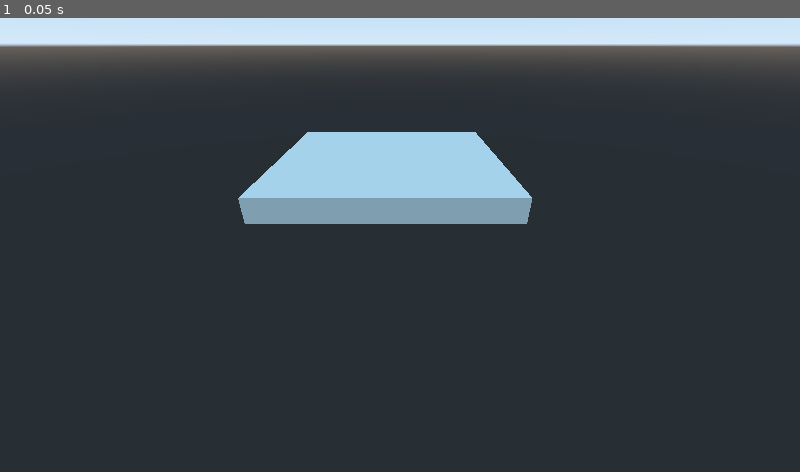
Above: before the commit, frame 1.
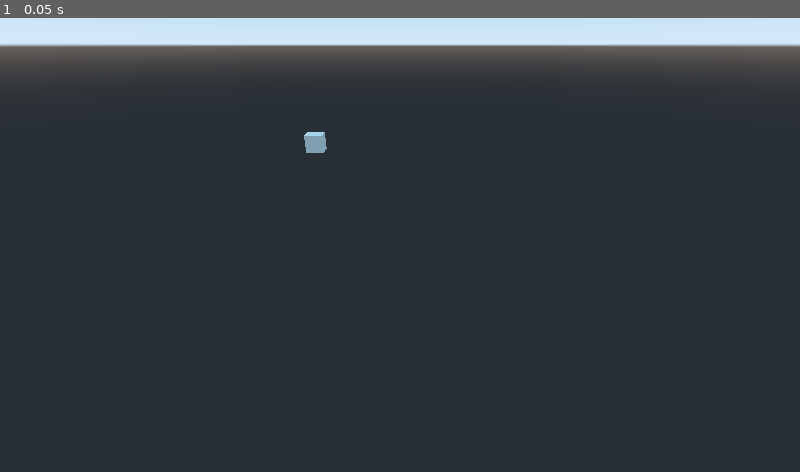
Above: after the commit, the same moment.

Repository: bit-shift-io/flow
Game: Godot game, scene res://map.tscn
Same seed, same stepped clock (60 frames per second), same inputs: the game is played once before the commit and once after it.
Inputs:
- Up to frame 1 (0.05 s): no input

The runs differ from the first frame. In frame 1, 6.2% of the frame differs, in the area x 29-67%, y 25-46%.
Error after the commit: Parse Error: The identifier "texture_offsets" isn't declared in the current scope. (res://fluid.gd:83)

Commit message:
Started work on porting the cg program to the cpu

Diff:
--- /dev/null
+++ b/src/fluid.gd
@@ -0,0 +1,109 @@
+extends Node
+
+var fluidFunctions = preload("fluid_functions.gd").new();
+var FluidTexture = preload("fluid_texture.gd");
+
+var for_each_fn; # funcref
+var width;
+var height;
+
+var texture_velocity;
+var texture_density;
+var texture_divergence;
+var texture_pressure;
+var texture_vorticity;
+var texture_velocity_offsets;
+var texture_pressure_offsets;
+
+# Slab operations (eg. render targets shaders are run on)
+var boundaries;
+
+func create(_width, _height):
+	width = _width;
+	height = _height;
+
+	texture_velocity = FluidTexture.new().create(width, height);
+	texture_density = FluidTexture.new().create(width, height);
+	texture_divergence = FluidTexture.new().create(width, height);
+	texture_pressure = FluidTexture.new().create(width, height);
+	texture_vorticity = FluidTexture.new().create(width, height);
+	texture_velocity_offsets = FluidTexture.new().create(width, height);
+	texture_pressure_offsets = FluidTexture.new().create(width, height);
+
+	boundaries = FluidTexture.new().create(width, height);
+
+
+
+func set_for_each_fn(fn):
+	for_each_fn = fn;
+
+# Declare member variables here. Examples:
+
+# Update solves the incompressible Navier-Stokes equations for a single
+# time step.  It consists of four main steps:
+#
+# 1. Add Impulse
+# 2. Advect
+# 3. Apply Vorticity Confinement
+# 4. Diffuse (if viscosity > 0)
+# 5. Project (computes divergence-free velocity from divergent field).
+#
+# 1. Advect: pulls the velocity and Ink fields forward along the velocity
+#            field.  This results in a divergent field, which must be
+#            corrected in step 4.
+# 2. Add Impulse: simply add an impulse to the velocity (and optionally,Ink)
+#    field where the user has clicked and dragged the mouse.
+# 3. Apply Vorticity Confinement: computes the amount of vorticity in the
+#            flow, and applies a small impulse to account for vorticity lost
+#            to numerical dissipation.
+# 4. Diffuse: viscosity causes the diffusion of velocity.  This step solves
+#             a poisson problem: (I - nu*dt*Laplacian)u' = u.
+# 5. Project: In this step, we correct the divergence of the velocity field
+#             as follows.
+#        a.  Compute the divergence of the velocity field, div(u)
+#        b.  Solve the Poisson equation, Laplacian(p) = div(u), for p using
+#            Jacobi iteration.
+#        c.  Now that we have p, compute the divergence free velocity:
+#            u = gradient(p)
+func update():
+	for_each_fn.call_func(funcref(self, "advect"));
+
+	#advect();
+	add_impulse();
+	apply_vorticity_confinement();
+	diffuse();
+	compute_divergence();
+	compute_pressure_disturbance();
+	subtract_p_gradient_from_u();
+
+
+func advect(cell, coords):
+	# Advect velocity (velocity advects itself, resulting in a divergent
+	# velocity field.  Later, correct this divergence).
+	fluidFunctions.boundary(boundaries, coords, -1, texture_offsets, texture_velocity);
+	#
+
+
+
+func add_impulse():
+	print("add impulse");
+
+
+func apply_vorticity_confinement():
+	print("fluid_apply_vorticity_confinement");
+
+
+func diffuse():
+	print("fluid_diffuse");
+
+
+func compute_divergence():
+	print("compute_divergence");
+
+
+func compute_pressure_disturbance():
+	print("compute_pressure_disturbance");
+
+
+func subtract_p_gradient_from_u():
+	print("subtract_p_gradient_from_u");
--- /dev/null
+++ b/src/fluid_functions.gd
@@ -0,0 +1,42 @@
+extends Node
+
+
+# Called when the node enters the scene tree for the first time.
+func _ready():
+	pass # Replace with function body.
+
+
+#
+# This program is used to compute neumann boundary conditions for solving
+# poisson problems.  The neumann boundary condition for the poisson equation
+# says that partial(u)/partial(n) = 0, where n is the normal direction of the
+# inside of the boundary.  This simply means that the value of the field
+# does not change across the boundary in the normal direction.
+#
+# In the case of our simple grid, this simply means that the value of the
+# field at the boundary should equal the value just inside the boundary.
+#
+# We allow the user to specify the direction of "just inside the boundary"
+# by using texture coordinate 1.
+#
+# Thus, to use this program on the left boundary, TEX1 = (1, 0):
+#
+# LEFT:   TEX1=( 1,  0)
+# RIGHT:  TEX1=(-1,  0)
+# BOTTOM: TEX1=( 0,  1)
+# TOP:    TEX1=( 0, -1)
+#
+
+#func boundary(half2       coords : WPOS,
+#			  half2       offset : TEX1,
+#		  out half4       bv     : COLOR,
+#	  uniform half        scale,
+#	  uniform samplerRECT x)
+#{
+#  bv = scale * h4texRECT(x, coords + offset);
+#}
+
+# TODO: here working on this, where is offset coming from?
+func boundary(output_texture, coords, scale, offset, x_texture):
+	var bv = scale * x_texture.get(coords + offset);
+	output_texture.set(coords, bv);
--- /dev/null
+++ b/src/fluid_texture.gd
@@ -0,0 +1,25 @@
+#
+# Emulate a texture - a 2d array basically
+#
+
+extends Node
+
+var data;
+var width;
+var height;
+
+func create(_width, _height):
+	data = []
+	width = _width;
+	height = _height;
+
+	for y in range(height):
+		data.append([])
+		data[y].resize(width)
+
+		for x in range(width):
+			data[y][x] = Vector3(0, 0, 0);
+
+# Called when the node enters the scene tree for the first time.
+func _ready():
+	pass # Replace with function body.
--- a/src/game.gd
+++ b/src/game.gd
@@ -1,11 +1,21 @@
+#
+# https://developer.nvidia.com/gpugems/gpugems/part-vi-beyond-triangles/chapter-38-fast-fluid-dynamics-simulation-gpu
+#
+
 extends Spatial
+
+onready var fluid = preload("fluid.gd").new();
 
 var cell_scene = load("res://cell.tscn")
 onready var cell_parent = get_node(".")
 var map;
+var width = 10;
+var height = 10;
 
-func create_2d_array(width, height, scene):
+func create_2d_array(_width, _height, scene):
 	var a = []
+	width = _width;
+	height = _height;
 
 	for y in range(height):
 		a.append([])
@@ -20,13 +30,20 @@
 
 	return a
 
+func for_each(fn):
+	for y in range(height):
+		for x in range(width):
+			fn.call_func(map[y][x], Vector2(x, y));
+
 
 # Called when the node enters the scene tree for the first time.
 func _ready():
-	map = create_2d_array(10, 10, cell_scene);
+	map = create_2d_array(width, height, cell_scene);
+	fluid.create(width, height);
+	fluid.set_for_each_fn(funcref(self, "for_each"));
 	print("map generated");
 
 
 # Called every frame. 'delta' is the elapsed time since the previous frame.
-#func _process(delta):
-#	pass
+func _process(delta):
+	fluid.update();
Not shown, added: GPU_Gems_Fluids/Flo/bc.tga
Not shown, added: GPU_Gems_Fluids/Flo/flo.cg
Not shown, added: GPU_Gems_Fluids/Flo/flo.cpp
Not shown, added: GPU_Gems_Fluids/Flo/flo.dsp
Not shown, added: GPU_Gems_Fluids/Flo/flo.dsw
Not shown, added: GPU_Gems_Fluids/Flo/flo.exe
Not shown, added: GPU_Gems_Fluids/Flo/flo.h
Not shown, added: GPU_Gems_Fluids/Flo/flo.opt
Not shown, added: GPU_Gems_Fluids/Flo/flo.sln
Not shown, added: GPU_Gems_Fluids/Flo/flo.suo
Not shown, added: GPU_Gems_Fluids/Flo/flo.vcproj
Not shown, added: GPU_Gems_Fluids/Flo/flo128.bat
(and 54 more such lines)
